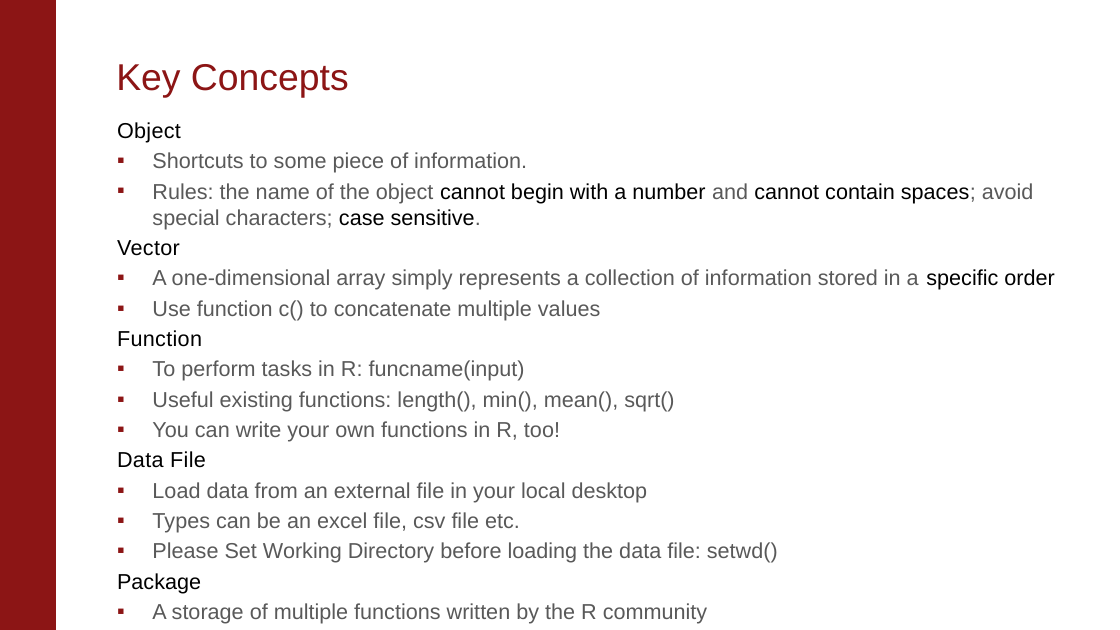
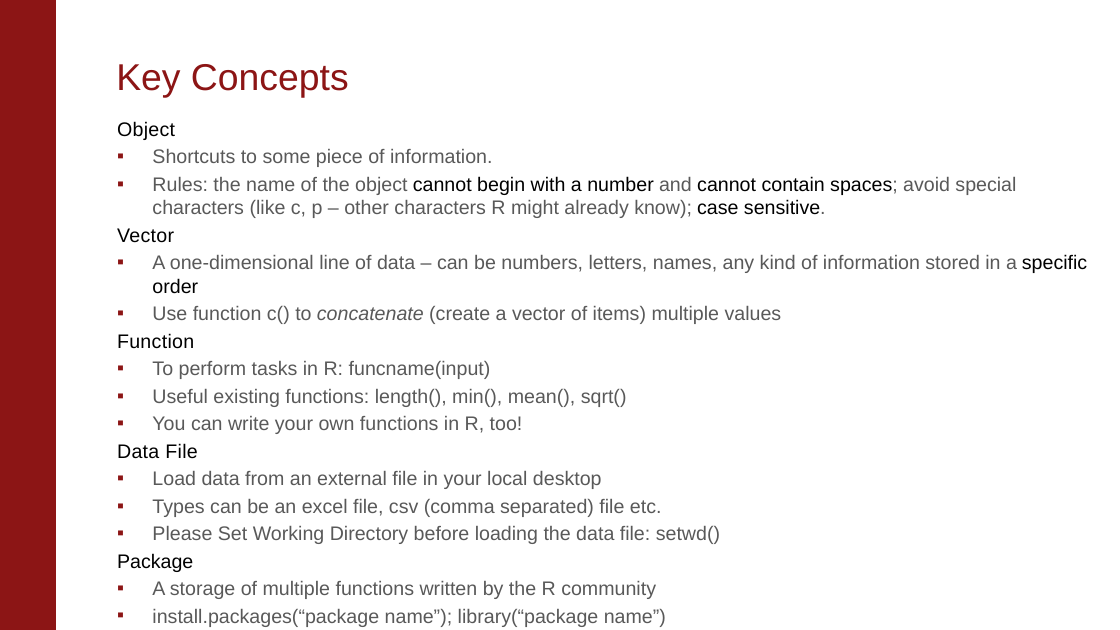
Before and after one commit to kaipingchen/com106-206-TA, a slide deck: slide 6 of KaipingAdina's Section Material/Intro Section/IntroSection.pptx. Drawn at 1120x630 pixels with LibreOffice and Linux fonts; fonts in the diff are those of the drawing; background and template pictures are left out. Boxes give left, top, right and bottom in pixels: in the first picture for what was removed or moved away, otherwise in the second. Text is boxed around its words. In the diff, an @@ line names an element or a change of style, - is before the commit and + after.

```diff
--- a/KaipingAdina's Section Material/Intro Section/IntroSection.pptx
+++ b/KaipingAdina's Section Material/Intro Section/IntroSection.pptx
@@ text at [117,121,720,599]: size 13.9 to 12.6 pt in "Object", "Shortcuts to some piece of information.", "Vector", "Function" and 9 more places @@
@@ text at [152,176,1016,218]: text changed; size 13.9 to 12.6 pt; text colour #000000 to #595959 @@
-  ▪ Rules: the name of the object cannot begin with a number and cannot contain spaces; avoid special characters; case sensitive.
+  ▪ Rules: the name of the object cannot begin with a number and cannot contain spaces; avoid special characters (like c, p – other characters R might already know); case sensitive.
@@ text at [152,254,1087,324]: text changed; size 13.9 to 12.6 pt @@
-  ▪ A one-dimensional array simply represents a collection of information stored in a specific order
-  ▪ Use function c() to concatenate multiple values
+  ▪ A one-dimensional line of data – can be numbers, letters, names, any kind of information stored in a specific order
+  ▪ Use function c() to concatenate (create a vector of items) multiple values
@@ text at [152,499,662,517]: text changed; size 13.9 to 12.6 pt @@
-  ▪ Types can be an excel file, csv file etc.
+  ▪ Types can be an excel file, csv (comma separated) file etc.
```
Also in this commit, not shown: 3 other slides changed.
